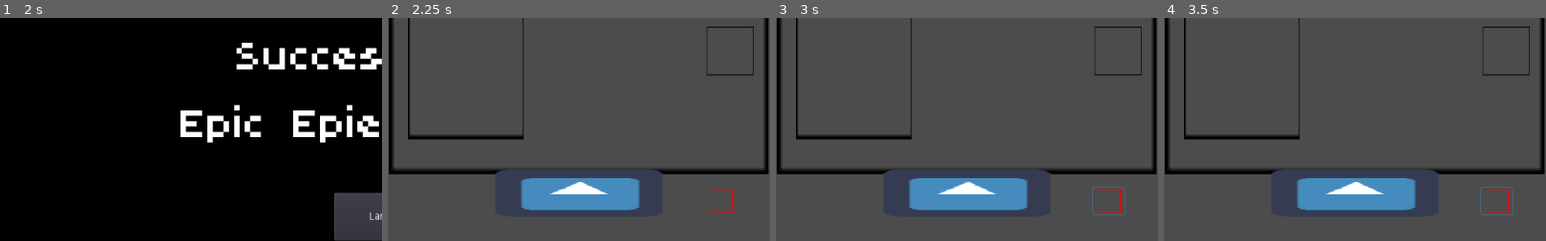
Above: before the commit, frames 1-4 (left to right).
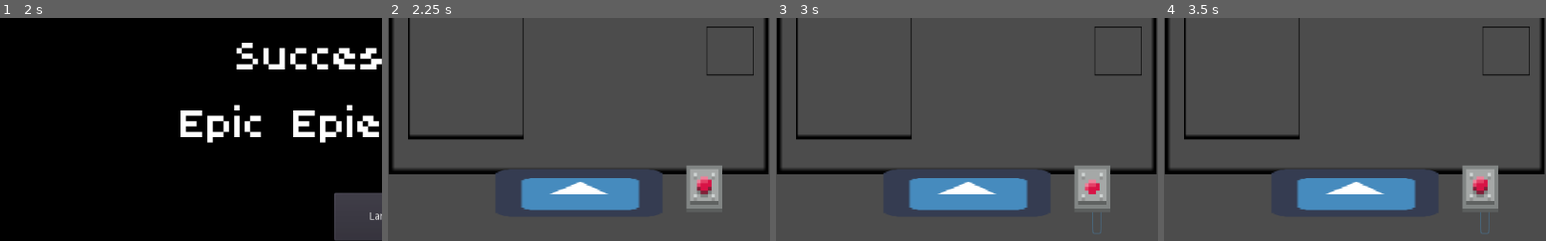
Above: after the commit, the same moments.

Repository: Armindster/success-abuse-epic-epietch-edition
Game: Godot game, scene res://Game/GameScreen.tscn
The game is run twice, just before and just after one commit, with the same random seed, the same clock (stepped at 60 frames per second) and the same inputs. The engine's default icon, where the game draws it, is replaced by a stand-in: a white triangle on a blue panel in a dark square.
Inputs (mouse positions are % of the whole screen's width and height, from its top left; square brackets give the same spot before the commit, where the layout moved):
- Up to frame 1 (2 s): click (78, 56) at 0.52 s; type "12" at 0.6 s; click (42, 63) [44, 60] at 1.25 s
- Up to frame 2 (2.25 s): click "Lancer la partie" at 2 s
- Up to frame 3 (3 s): click (42, 63) [44, 60] at 2.75 s
- Up to frame 4 (3.5 s): no input
The pictures show only the part of the screen within x 0-50%, y 19-69%; the shares and areas given below are measured in that part.

Frame 1 is identical in both runs. In frame 2, 1.8% of the frame differs, in the area x 78-91%, y 66-88%; in frame 3, 1.9%, in the area x 78-92%, y 66-97%; in frame 4, 1.9%.

Commit message:
add new button texture

Diff:
--- a/Bouton/Bouton.gd
+++ b/Bouton/Bouton.gd
@@ -27,15 +27,22 @@
 	"le_triple_neuf"
 ]
 var count = -1
+onready var timer = get_node("Timer")
 
 signal achievement
 
 func _on_Button_pressed():
 	pressed += 1
+	get_node("Button/Sprite").frame = 1
 	if pressed >= 1 and pressed <= 20 or pressed == 42 or pressed == 50 or pressed == 999:
 		count += 1
 		print(pressed)
+		timer.start()
 		emit_signal("achievement")
 
 func get_achievement():
 	return ach[count]
+
+
+func _on_Timer_timeout():
+	get_node("Button/Sprite").frame = 0
--- a/Bouton/Bouton.tscn
+++ b/Bouton/Bouton.tscn
@@ -1,6 +1,6 @@
 [gd_scene load_steps=3 format=2]
 
-[ext_resource path="res://Bouton/New Piskel.png" type="Texture" id=1]
+[ext_resource path="res://Bouton/Bouton.png" type="Texture" id=1]
 [ext_resource path="res://Bouton/Bouton.gd" type="Script" id=2]
 
 [node name="Control" type="Control"]
@@ -12,12 +12,21 @@
 }
 
 [node name="Button" type="Button" parent="."]
-margin_right = 44.0
-margin_bottom = 38.0
-icon = ExtResource( 1 )
+anchor_right = 1.0
+margin_right = -976.0
+margin_bottom = 63.0
 flat = true
 __meta__ = {
 "_edit_use_anchors_": false
 }
 
+[node name="Sprite" type="Sprite" parent="Button"]
+scale = Vector2( 0.3, 0.3 )
+texture = ExtResource( 1 )
+hframes = 2
+
+[node name="Timer" type="Timer" parent="."]
+wait_time = 0.25
+
 [connection signal="pressed" from="Button" to="." method="_on_Button_pressed"]
+[connection signal="timeout" from="Timer" to="." method="_on_Timer_timeout"]
Binary file added: Bouton/Bouton.png
Not shown, added: Bouton/Bouton.png.import
